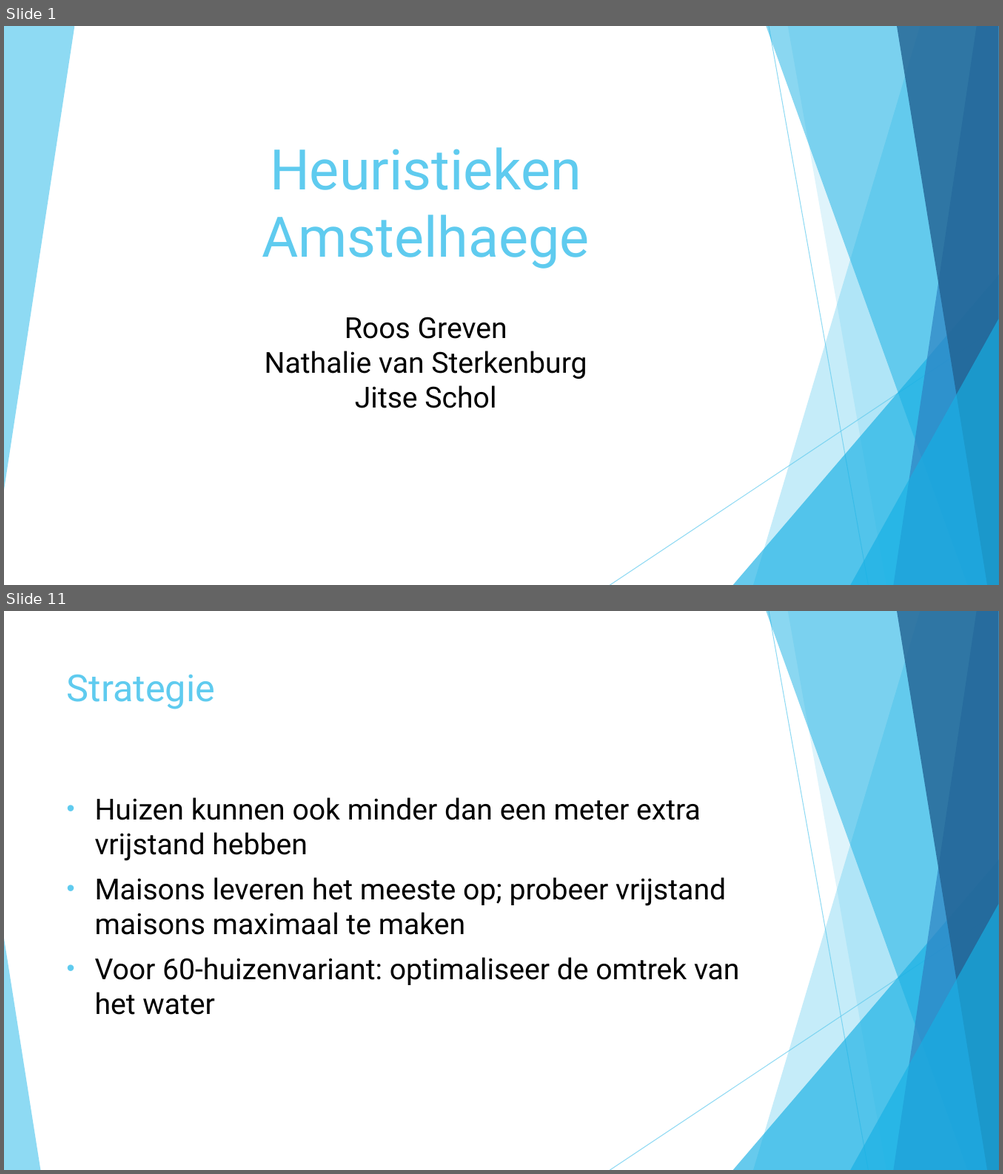
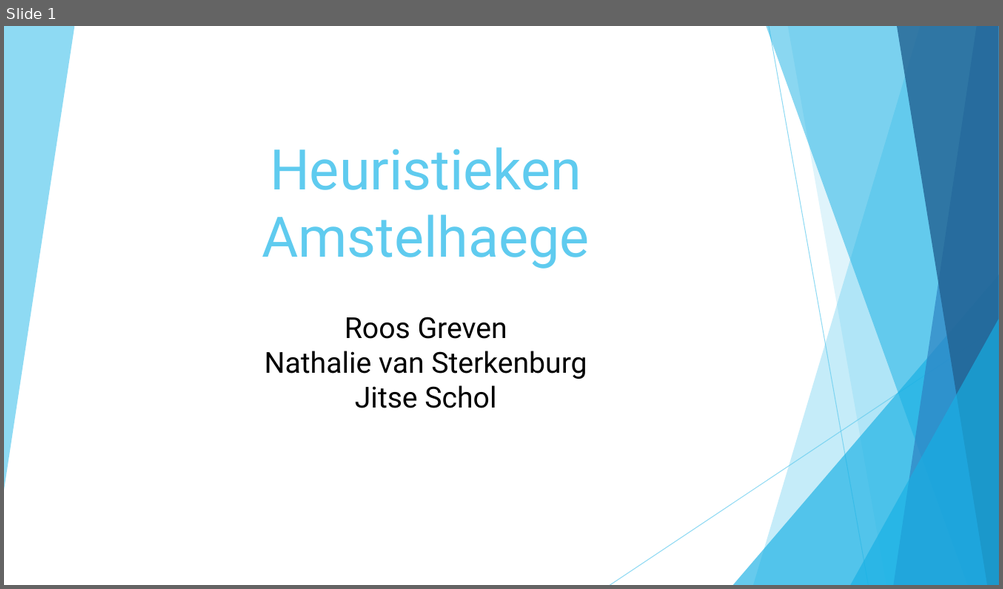
Before and after one commit to roosgreven/Heuristieken, a slide deck: files/presentatie heuristieken.pptx. Shown one above the other, each under a label of ours: slides 1 and 11 before the commit, slide 1 after it; the slides between them are not shown. The pictures are 1003x1174 and 1003x589 pixels, drawn with LibreOffice and Linux fonts; fonts in the diff are those of the drawing. Boxes give left, top, right and bottom in pixels: in the first picture for what was removed or moved away, otherwise in the second. Text is boxed around its words. In the diff, an @@ line names an element or a change of style, - is before the commit and + after.

Commit message:
water in greedy, it works, and almost finished ppt

```diff
--- a/files/presentatie heuristieken.pptx
+++ b/files/presentatie heuristieken.pptx
@@ slide 11 removed at (4, 611, 999, 1170), background #FFFFFF; not listed: 9 template elements that a slide beside it also shows @@
@@ title removed at (67, 674, 215, 709) @@
-Strategie
@@ text removed at (95, 797, 740, 1015) @@
-• Huizen kunnen ook minder dan een meter extra vrijstand hebben
-• Maisons leveren het meeste op; probeer vrijstand maisons maximaal te maken
-• Voor 60-huizenvariant: optimaliseer de omtrek van het water
@@ triangle removed at (4, 939, 40, 1170) @@
```
Also in this commit, not shown: 2 slides changed, 4 slides added, 7 other slides removed, 8 other files.
